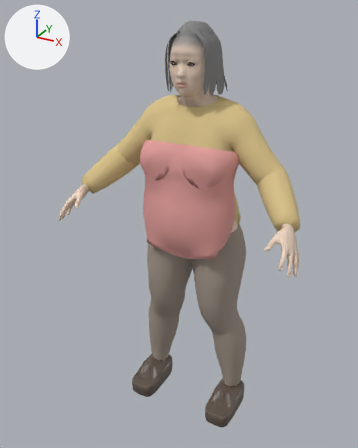
What one commit did to the glTF model assets/people/mother.glb.
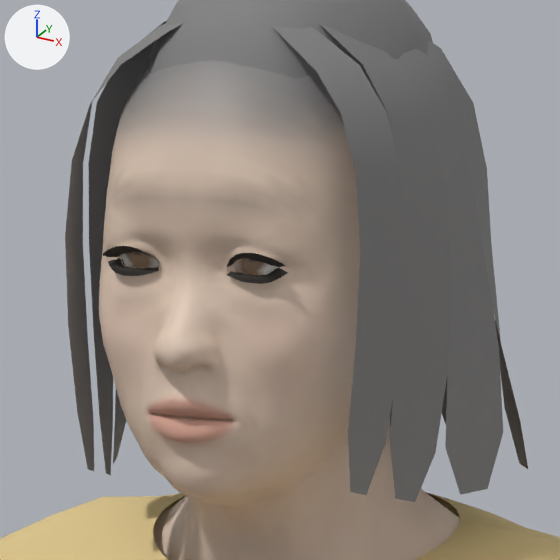
Old and new are each drawn whole from a camera (50 mm lens) standing at (0.74, -1.505, 1.476) and looking at (-0.036, -0.094, 0.771) and again close up on the part from 44% to 65% of the width and 6% to 23% of the height. Arrows for +X, +Y and +Z are at upper left; the lights stay in place. The first two pictures are the older version. Vertices at exactly the same position are counted once.

Names of what the first close-up shows: 'Bob', 'Body', 'Hair', 'Top'.
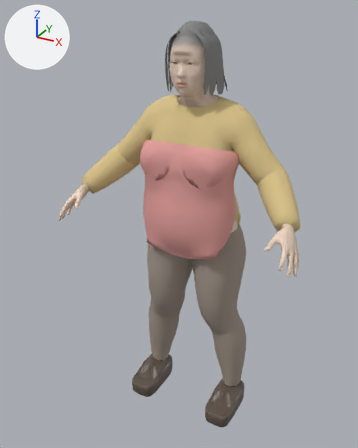
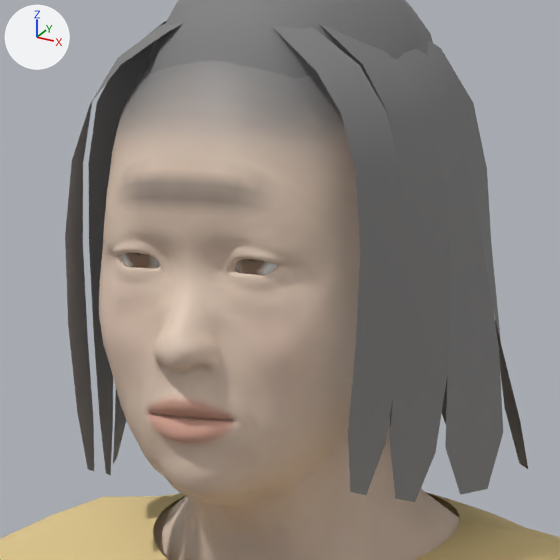
Boxes [x1, y1, x2, y2] around the edits, measured in the close-ups (560 x 560 px):
part 1 of me_body, deleted: before [103, 246, 154, 258]
part 2 of me_body, deleted: before [227, 253, 286, 267]
part 3 of me_body, deleted: before [108, 258, 159, 276]
part 4 of me_body, deleted: before [227, 267, 288, 284]
part 5 of me_body, recoloured: [107, 168, 309, 214] in both

Diff of the bpy script that builds the scene:
```diff
--- a/assets/people/mother.glb.py
+++ b/assets/people/mother.glb.py
@@ me_body @@
 # used by ob_body; location = (0.0, 0.0, 0.0)
-me_body.from_pydata(...)  # 9127 vertices, 17722 faces; spans x -0.437..0.437, y -0.301..0.083, z 0.063..1.415
+me_body.from_pydata(...)  # 8877 vertices, 17354 faces; spans x -0.437..0.437, y -0.301..0.083, z 0.063..1.415
+# me_body part 1: the loose piece of 65 vertices spanning x -0.042..-0.016, y -0.144..-0.133, z 1.319..1.326 is deleted
+# me_body part 2: the loose piece of 65 vertices spanning x 0.016..0.042, y -0.144..-0.133, z 1.319..1.326 is deleted
+# me_body part 3: the loose piece of 60 vertices spanning x -0.042..-0.016, y -0.141..-0.133, z 1.313..1.32 is deleted
+# me_body part 4: the loose piece of 60 vertices spanning x 0.016..0.042, y -0.141..-0.133, z 1.313..1.32 is deleted
+# me_body part 5: 122 kept faces spanning x -0.051..0.051, y -0.146..-0.119, z 1.333..1.36 get new vertex colours; the middle colour goes from beige #dec7b4 to beige #dfc8b5
 me_body.materials.append(mat_skin)
 me_body.materials.append(mat_eye)
-me_body.materials.append(mat_lash)
 me_body.materials.append(mat_teeth)
```
